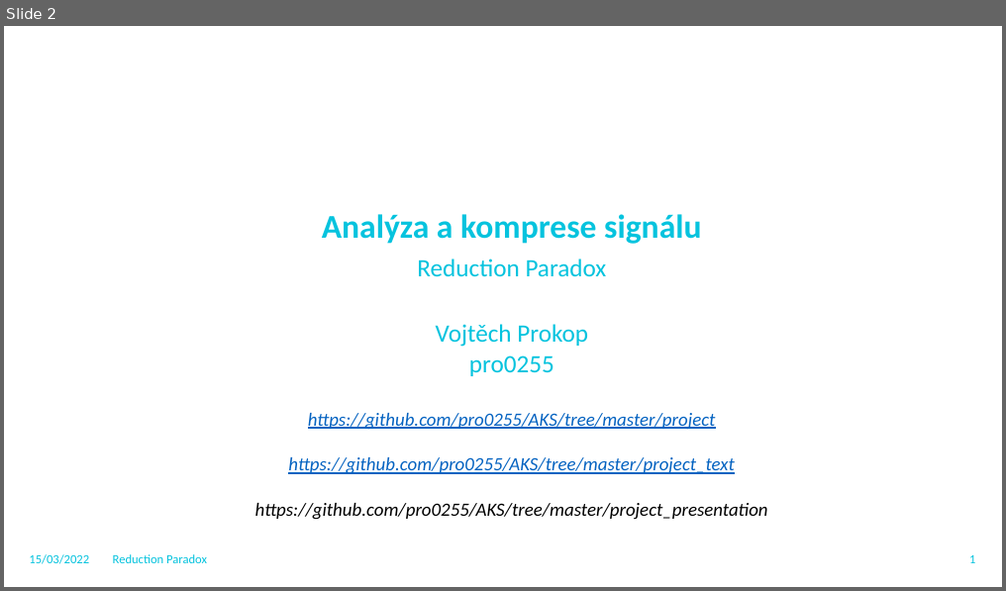
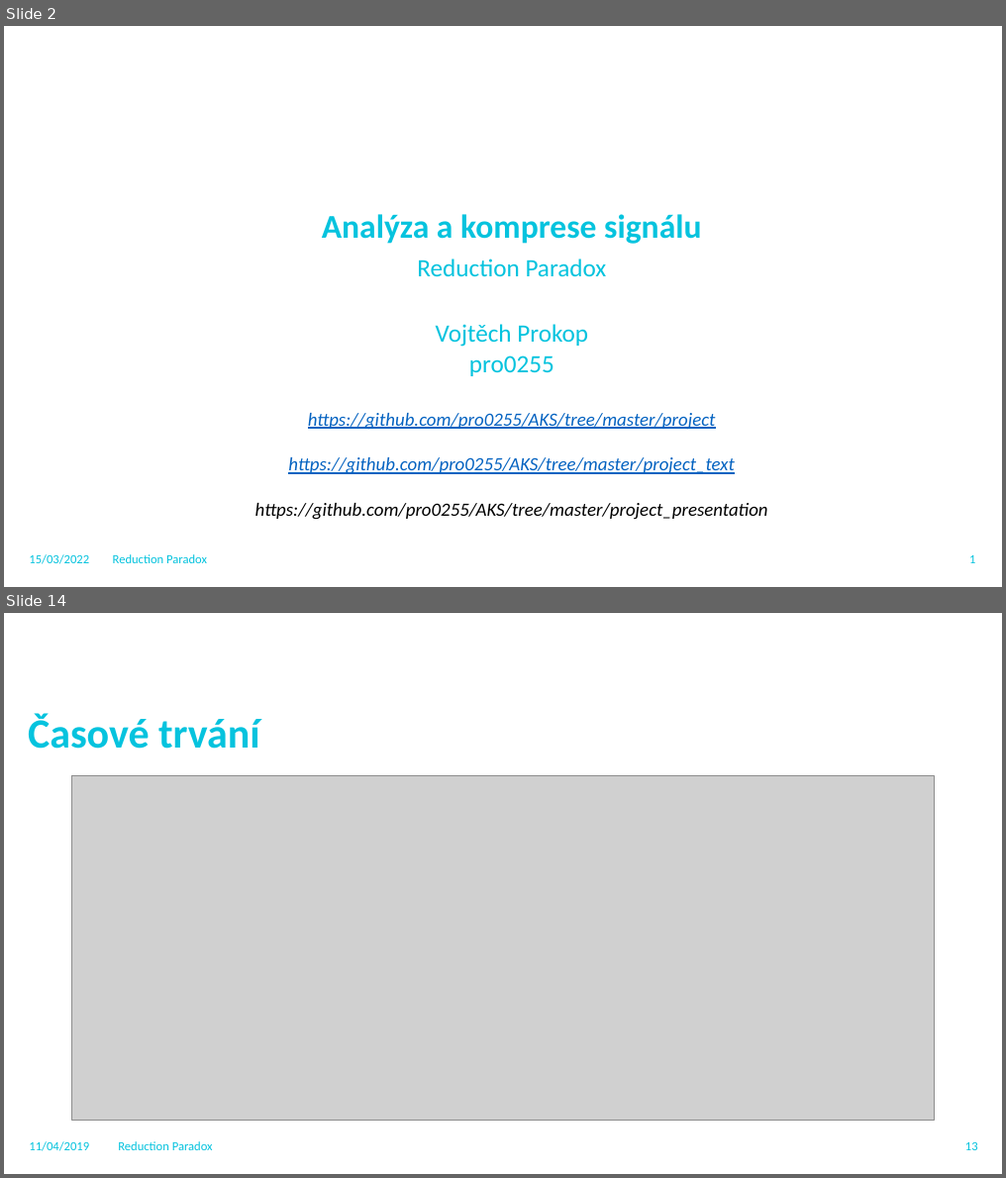
Before and after one commit to pro0255/AKS, a slide deck: project_presentation/pro0255.pptx. Shown one above the other, each under a label of ours: slide 2 before the commit, slides 2 and 14 after it; the slides between them are not shown. The pictures are 1006x591 and 1006x1178 pixels, drawn with LibreOffice and Linux fonts; fonts in the diff are those of the drawing; grey boxes stand for pictures; background and template pictures are left out. Boxes give left, top, right and bottom in pixels: in the first picture for what was removed or moved away, otherwise in the second. Text is boxed around its words. In the diff, an @@ line names an element or a change of style, - is before the commit and + after.

```diff
--- a/project_presentation/pro0255.pptx
+++ b/project_presentation/pro0255.pptx
@@ slide 14 added at <box>4,613,1002,1174</box>, background #FFFFFF @@
@@ title added at <box>28,714,260,749</box>, 40 pt, text #05C3DE, bold @@
+Časové trvání
@@ picture added at <box>72,776,934,1121</box> @@
@@ text added at <box>29,1142,89,1152</box>, 12 pt, text #05C3DE @@
+11/04/2019
@@ text added at <box>118,1142,213,1151</box>, 12 pt, text #05C3DE @@
+Reduction Paradox
@@ page number added at <box>965,1143,978,1151</box>, 12 pt, text #05C3DE @@
+13
```
Also in this commit, not shown: 12 slides changed, 1 slide removed, 13 other files.
